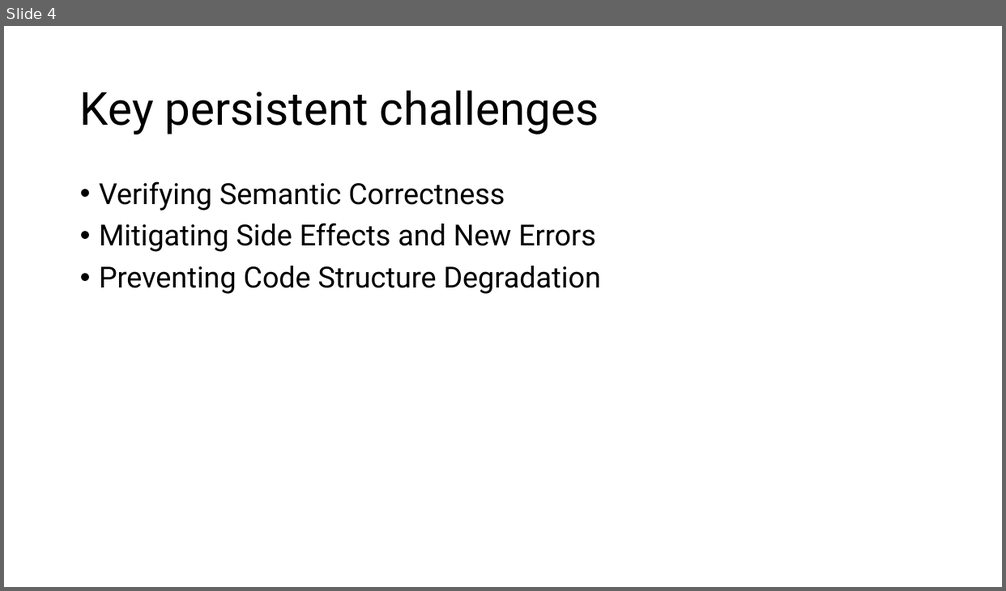
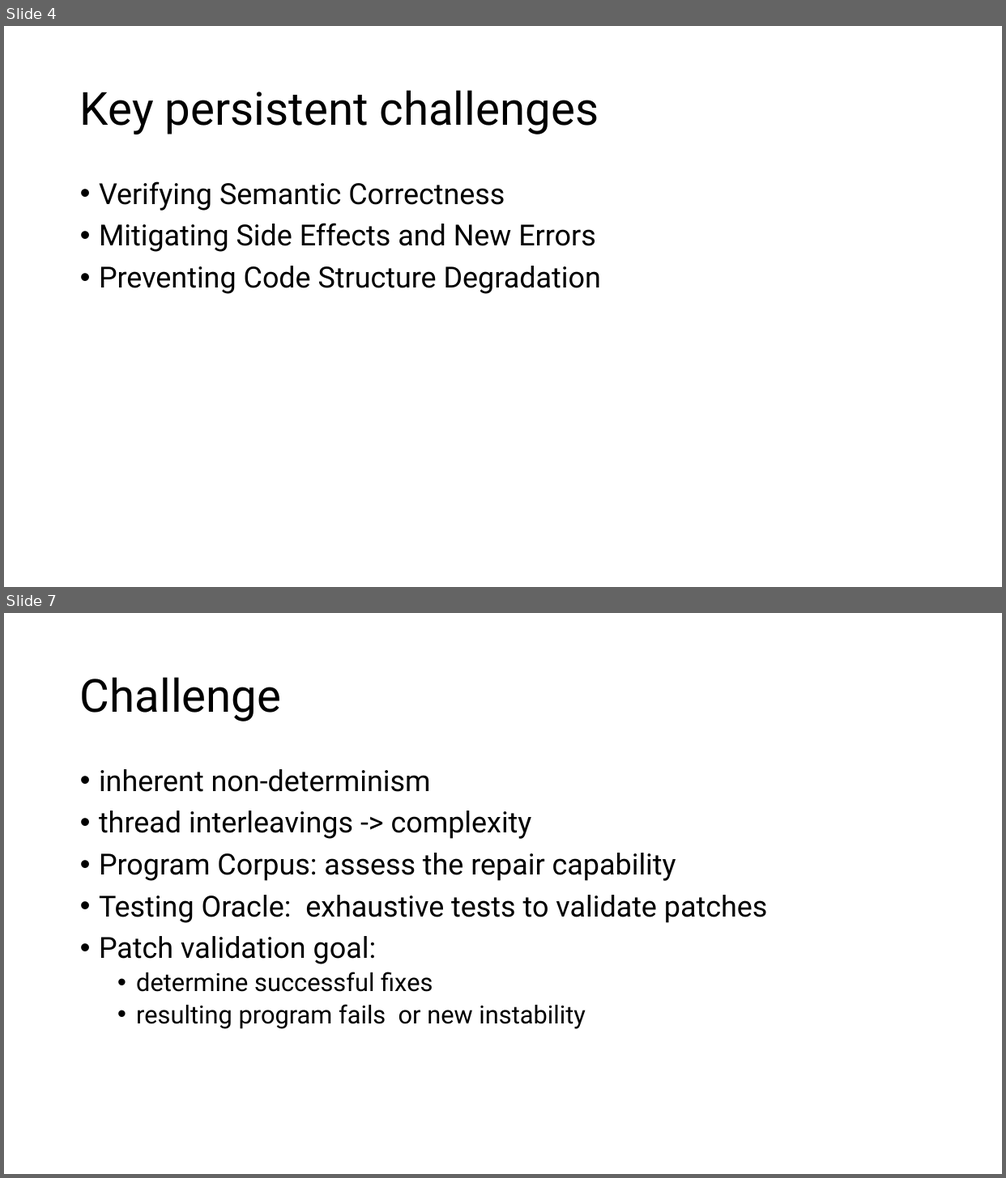
Before and after one commit to sefiSB/kutmod, a slide deck: presentation.pptx. Shown one above the other, each under a label of ours: slide 4 before the commit, slides 4 and 7 after it; the slides between them are not shown. The pictures are 1006x591 and 1006x1178 pixels, drawn with LibreOffice and Linux fonts; fonts in the diff are those of the drawing. Boxes give left, top, right and bottom in pixels: in the first picture for what was removed or moved away, otherwise in the second. Text is boxed around its words. In the diff, an @@ line names an element or a change of style, - is before the commit and + after.

```diff
--- a/presentation.pptx
+++ b/presentation.pptx
@@ slide 7 added at bbox=[4, 613, 1002, 1174], background #FFFFFF @@
@@ title added at bbox=[80, 677, 282, 722], 44 pt, text #000000 @@
+Challenge
@@ text added at bbox=[99, 769, 768, 1029], 28 pt, text #000000 @@
+• inherent non-determinism
+• thread interleavings -> complexity
+• Program Corpus: assess the repair capability
+• Testing Oracle: exhaustive tests to validate patches
+• Patch validation goal:
+  • determine successful fixes
+  • resulting program fails or new instability
```
Also in this commit, not shown: 1 slide changed, 3 other slides added.
